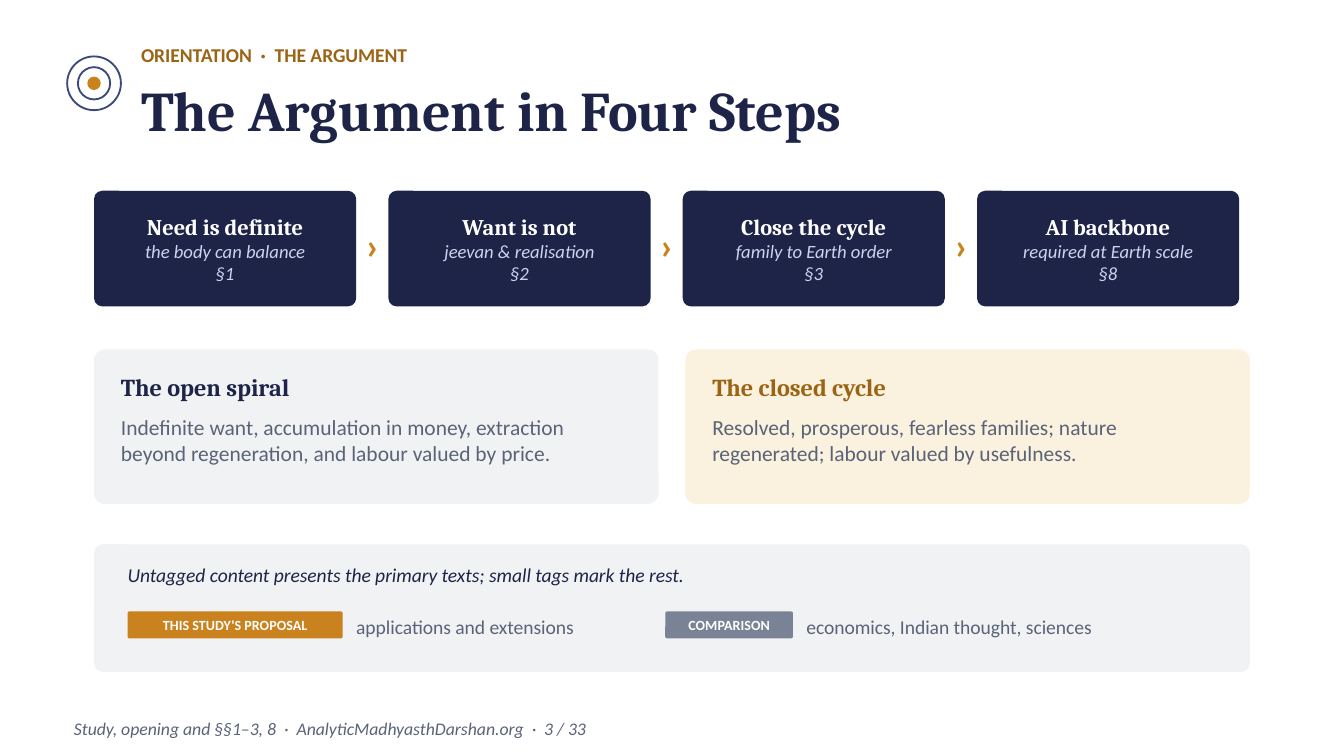
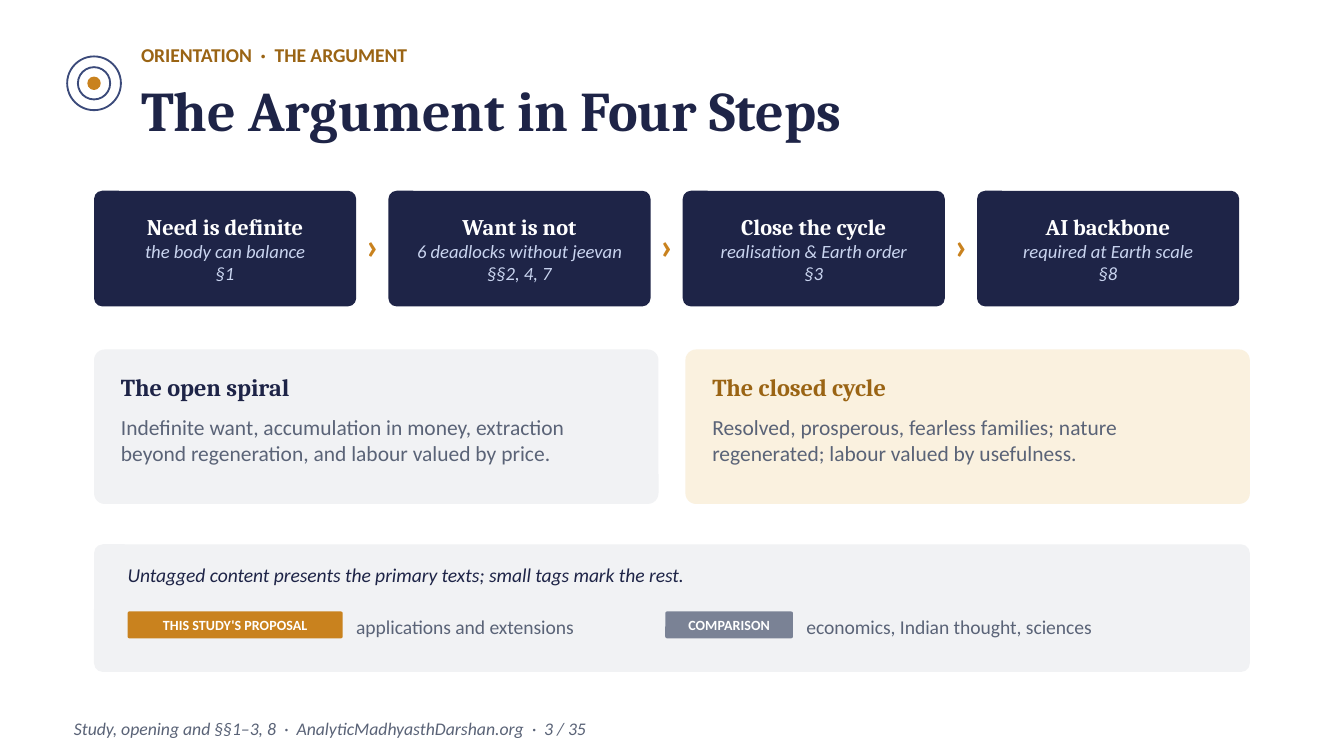
Before and after one commit to raghavamohan/AnalyticMadhyasthDarshan, a slide deck: slide 3 of Studies/Prosperity-Economics-And-Right-Use/Prosperity-Economics-And-Right-Use-Madhyasth-Darshan.pptx. Drawn at 1344x756 pixels with LibreOffice and Linux fonts; fonts in the diff are those of the drawing. Boxes give left, top, right and bottom in pixels: in the first picture for what was removed or moved away, otherwise in the second. Text is boxed around its words. In the diff, an @@ line names an element or a change of style, - is before the commit and + after.

Commit message:
Add dedicated slides on the 6 deadlocks of current economics and why realisation is needed

```diff
--- a/Studies/Prosperity-Economics-And-Right-Use/Prosperity-Economics-And-Right-Use-Madhyasth-Darshan.pptx
+++ b/Studies/Prosperity-Economics-And-Right-Use/Prosperity-Economics-And-Right-Use-Madhyasth-Darshan.pptx
@@ text at (x1=417, y1=245, x2=622, y2=282): text changed @@
-jeevan & realisation
-§2
+6 deadlocks without jeevan
+§§2, 4, 7
@@ text at (x1=721, y1=245, x2=907, y2=281): text changed @@
-family to Earth order
-§3
+realisation & Earth order
+§3
@@ text at (x1=74, y1=722, x2=586, y2=738): text changed @@
-Study, opening and §§1–3, 8 · AnalyticMadhyasthDarshan.org · 3 / 33
+Study, opening and §§1–3, 8 · AnalyticMadhyasthDarshan.org · 3 / 35
```
Also in this commit, not shown: 32 other slides changed, 2 slides added, 2 other files.
